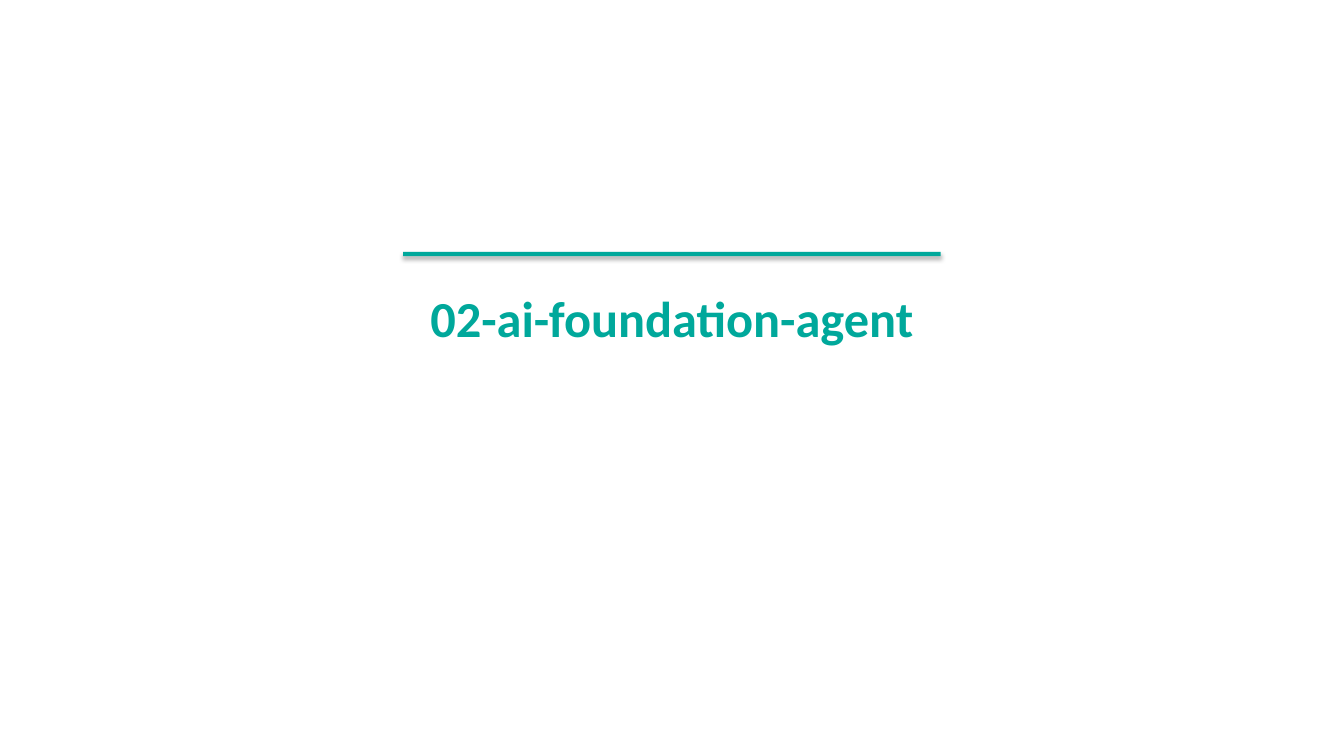
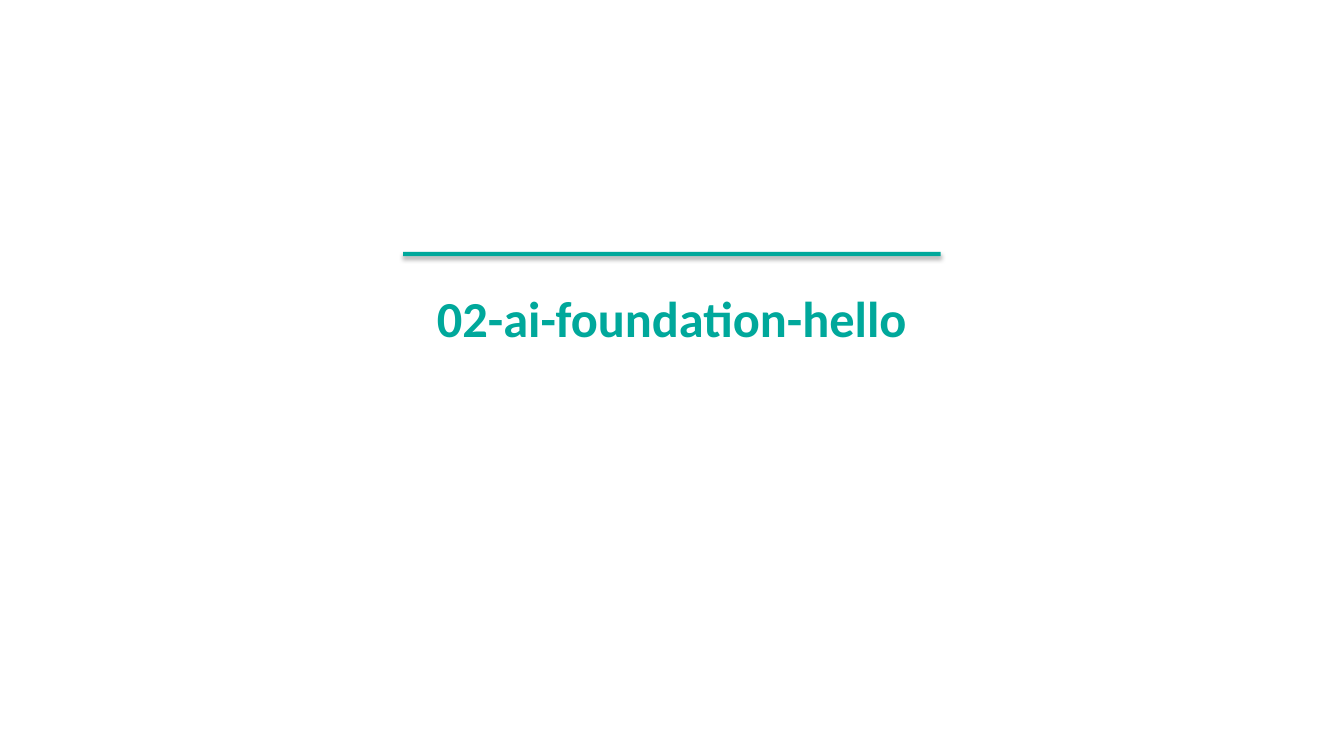
Before and after one commit to spryker-academy/instructor-exercises, a slide deck: slide 31 of guides-pptx/spryker-academy-ai.pptx. Drawn at 1344x756 pixels with LibreOffice and Linux fonts; fonts in the diff are those of the drawing. Boxes give left, top, right and bottom in pixels: in the first picture for what was removed or moved away, otherwise in the second. Text is boxed around its words. In the diff, an @@ line names an element or a change of style, - is before the commit and + after.

```diff
--- a/guides-pptx/spryker-academy-ai.pptx
+++ b/guides-pptx/spryker-academy-ai.pptx
@@ text at [437, 301, 906, 338]: text changed @@
-02-ai-foundation-agent
+02-ai-foundation-hello
```
Also in this commit, not shown: 9 other slides changed, 18 slides added, 11 other files.
